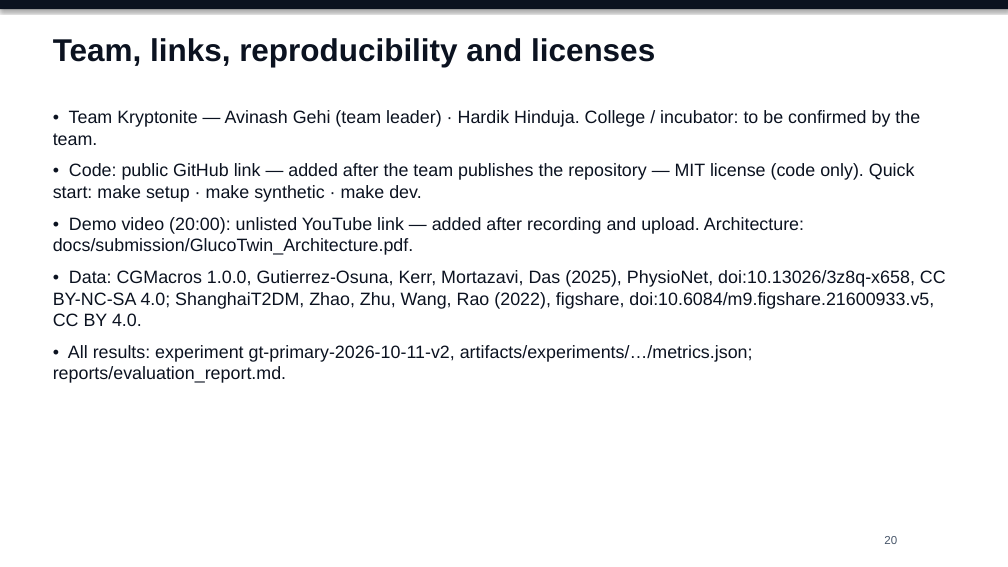
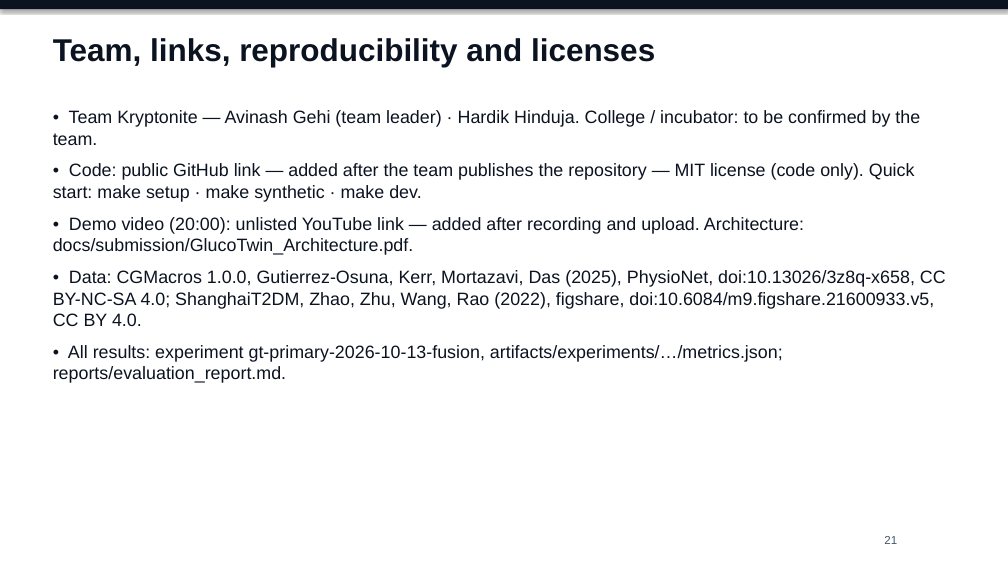
Before and after one commit to Avi36005/DigitalTwin-Challenge-Kryptonite, a slide deck: slide 21 of docs/submission/GlucoTwin_Presentation.pptx (slide 20 before the commit). Drawn at 1008x567 pixels with LibreOffice and Linux fonts; fonts in the diff are those of the drawing. Boxes give left, top, right and bottom in pixels: in the first picture for what was removed or moved away, otherwise in the second. Text is boxed around its words. In the diff, an @@ line names an element or a change of style, - is before the commit and + after.

```diff
--- a/docs/submission/GlucoTwin_Presentation.pptx
+++ b/docs/submission/GlucoTwin_Presentation.pptx
@@ text at bbox=[53, 345, 783, 383]: text changed @@
-• All results: experiment gt-primary-2026-10-11-v2, artifacts/experiments/…/metrics.json; reports/evaluation_report.md.
+• All results: experiment gt-primary-2026-10-13-fusion, artifacts/experiments/…/metrics.json; reports/evaluation_report.md.
@@ text at bbox=[884, 536, 897, 544]: text changed @@
-20
+21
```
Also in this commit, not shown: 13 other slides changed, 1 slide added, 57 other files.
